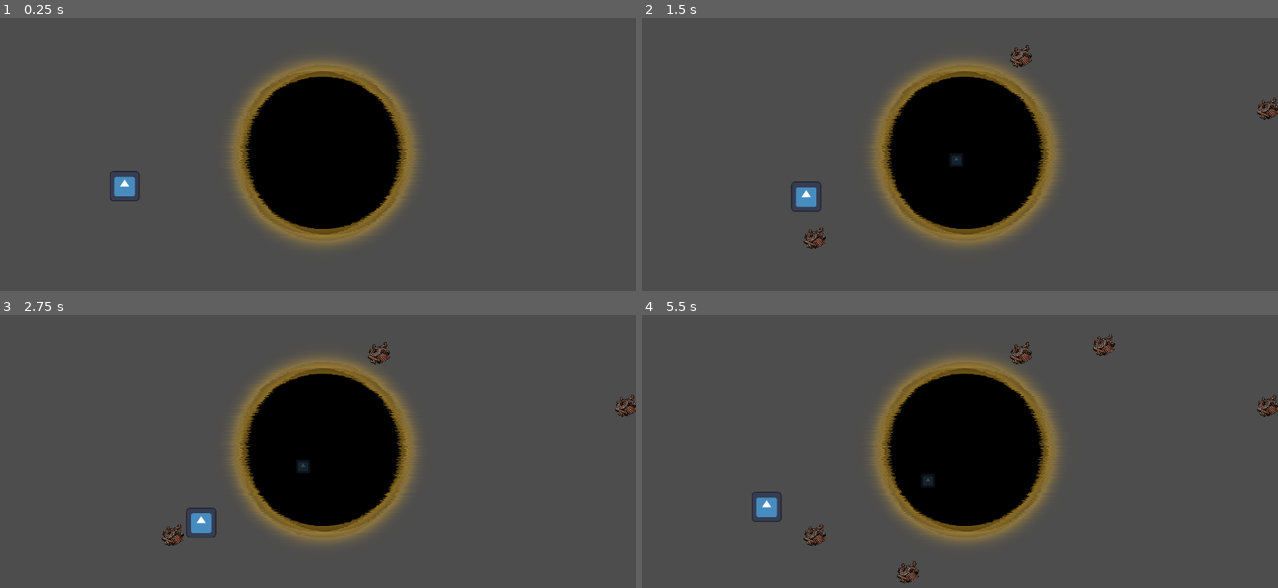
Above: before the commit, frames 1-4 (two rows, left to right).
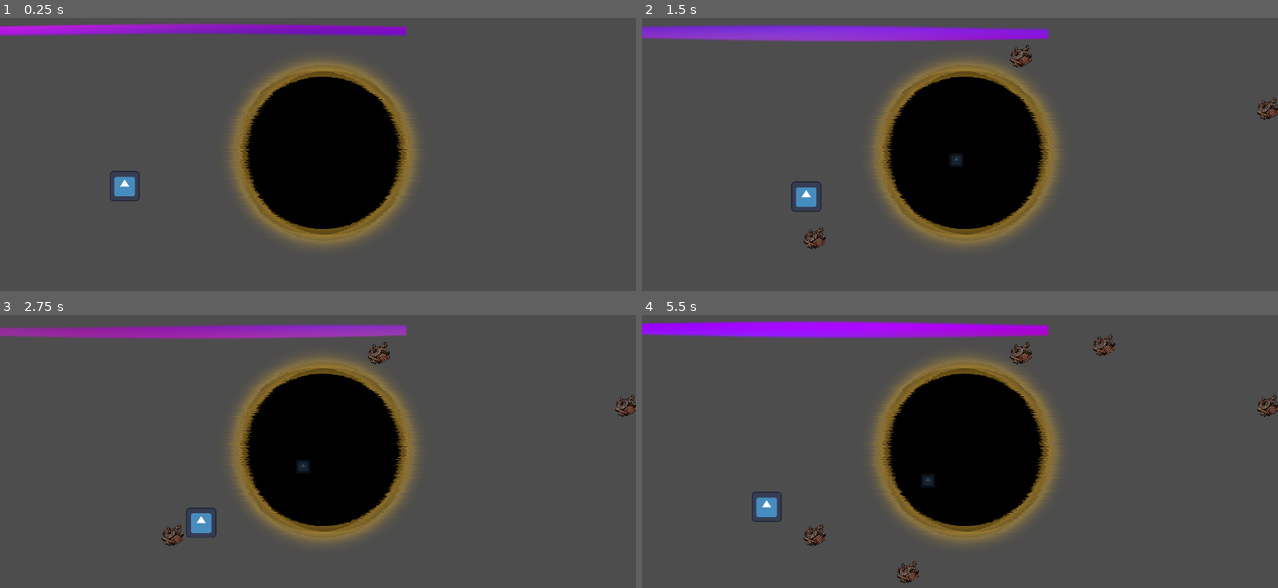
Above: after the commit, the same moments.

Repository: jkostello/Godot-Wild-Jam-69
Game: Godot game, scene res://test_2n.tscn
Two runs of this game, one before a commit and one after it. Both use one fixed random seed, a clock stepped at 60 frames per second and the inputs below. This scene is started directly instead of the project's main scene. The engine's default icon, where the game draws it, is replaced by a stand-in: a white triangle on a blue panel in a dark square.
Inputs (mouse positions are in pixels of both pictures, inside the frame that each line leads up to):
- Up to frame 1 (0.25 s): no input
- Up to frame 2 (1.5 s): tap Enter at 0.5 s; move the mouse to (1099, 168) at 0.52 s; hold D (right) 0.53-1.28 s; hold Space (deselect) 0.53-1.28 s; click (1099, 168) at 0.67 s; move the mouse to (832, 203) at 1.27 s; hold S (down) from 1.28 s (still down); tap 1 (select_structure_1) at 1.35 s
- Up to frame 3 (2.75 s): move the mouse to (381, 402) at 2.02 s; release S (down) at 2.03 s; hold D (right) from 2.03 s (still down); tap 2 (select_structure_2) at 2.1 s
- Up to frame 4 (5.5 s): move the mouse to (928, 552) at 2.77 s; release D (right) at 2.78 s; hold W (up) 2.78-3.53 s; tap 3 (select_structure_3) at 2.85 s; click (928, 552) at 2.92 s; move the mouse to (1150, 536) at 3.52 s; hold R 3.53-4.28 s; hold A (left) 3.53-5.03 s; move the mouse to (769, 426) at 4.27 s; tap 0 at 4.35 s; move the mouse to (991, 481) at 5.02 s; hold S (down) from 5.03 s (still down); hold Space (deselect) from 5.03 s (still down); click (991, 481) at 5.17 s

The runs differ from the first frame. In frame 1, 2.5% of the frame differs, in the area x 0-64%, y 2-7%; in frame 2, 3.5%; in frame 3, 2.8%; in frame 4, 3.6%, in the area x 0-64%, y 2-9%.

Commit message:
Add laser shader
Adds a laser shader (attached to a color rectangle in test_2n) which draws a multicolor line waving up and down

Diff:
--- /dev/null
+++ b/laser.gdshader
@@ -0,0 +1,50 @@
+shader_type canvas_item;
+
+#define S smoothstep
+#define IS(x,y,z) (1.0 - smoothstep(x,y,z))
+
+uniform vec2 resolution = vec2(600.0, 400.0);
+uniform vec3 line_color: source_color = vec3(0.58, 0.12, 0.78);
+uniform float line_thickness: hint_range(0.01, 1.0, 0.01) = 0.14;
+uniform float color_change_speed: hint_range(0.1, 2.5, 0.1) = 0.5;
+uniform float color_change_amplitude: hint_range(0.1, 3.0, 0.01) = 0.5;
+uniform float speed: hint_range(1.0, 3.0, 0.1) = 1.5;
+uniform float wave_amplitude: hint_range(0.01, 0.3, 0.01) = 0.2;
+uniform float wave_frequency: hint_range(0.1, 10.0, 0.1) = 1.0;
+uniform int iterations: hint_range(1, 20, 1) = 5;
+
+vec2 random2(vec2 st){
+    st = vec2( dot(st,vec2(127.1,311.7)),
+              dot(st,vec2(269.5,183.3)) );
+    return -1.0 + 2.0*fract(sin(st)*43758.5453123);
+}
+
+float noise(vec2 st) {
+    vec2 i = floor(st);
+    vec2 f = fract(st);
+
+    vec2 u = f*f*(3.0-2.0*f);
+
+    return mix( mix( dot( random2(i + vec2(0.0,0.0) ), f - vec2(0.0,0.0) ),
+                     dot( random2(i + vec2(1.0,0.0) ), f - vec2(1.0,0.0) ), u.x),
+                mix( dot( random2(i + vec2(0.0,1.0) ), f - vec2(0.0,1.0) ),
+                     dot( random2(i + vec2(1.0,1.0) ), f - vec2(1.0,1.0) ), u.x), u.y);
+}
+
+float visibility_of_point(vec2 uv, float frequency, float shift, float amplification) {
+	uv.y += IS(0.0, 1.0, abs(uv.x)) * sin(uv.x * frequency + shift + (TIME*speed)) * amplification;
+	return IS(0.0, line_thickness, abs(uv.y));
+}
+
+void fragment() {
+	// Called for every pixel the material is visible on.
+	vec2 uv = UV - 0.5;
+	float color_offset = mod(TIME*color_change_speed, 100.);
+	vec3 color = line_color +
+			vec3(noise(uv+color_offset), noise(uv+color_offset+1.), noise(uv+color_offset+2.))*color_change_amplitude;
+	float visibility = 0.0;
+	for (int i = 0; i < iterations; i += 1) {
+		visibility += visibility_of_point(uv, wave_frequency, float(i) * 3.0 / float(iterations), wave_amplitude);
+	}
+	COLOR = vec4(color, visibility);
+}
--- a/test_2n.tscn
+++ b/test_2n.tscn
@@ -1,12 +1,25 @@
-[gd_scene load_steps=4 format=3 uid="uid://duwe60kb4tj4c"]
+[gd_scene load_steps=6 format=3 uid="uid://duwe60kb4tj4c"]
 
 [ext_resource type="PackedScene" uid="uid://xn4epdl40krm" path="res://void.tscn" id="2_sj0sb"]
 [ext_resource type="PackedScene" uid="uid://bkwa8366unv8y" path="res://player.tscn" id="3_7ekrg"]
+[ext_resource type="Shader" path="res://laser.gdshader" id="3_i0eca"]
 
 [sub_resource type="TileSet" id="TileSet_2532v"]
 tile_shape = 1
 tile_size = Vector2i(272, 156)
 navigation_layer_0/layers = 1
+
+[sub_resource type="ShaderMaterial" id="ShaderMaterial_pcs32"]
+shader = ExtResource("3_i0eca")
+shader_parameter/resolution = Vector2(600, 400)
+shader_parameter/line_color = Color(0.58, 0.12, 0.78, 1)
+shader_parameter/line_thickness = 0.14
+shader_parameter/color_change_speed = 0.5
+shader_parameter/color_change_amplitude = 0.5
+shader_parameter/speed = 1.5
+shader_parameter/wave_amplitude = 0.2
+shader_parameter/wave_frequency = 1.0
+shader_parameter/iterations = 5
 
 [node name="Test2N" type="Node2D"]
 
@@ -25,3 +38,10 @@
 [node name="Camera2D" type="Camera2D" parent="."]
 position = Vector2(-22, 136)
 zoom = Vector2(0.425, 0.425)
+
+[node name="ColorRect" type="ColorRect" parent="."]
+material = SubResource("ShaderMaterial_pcs32")
+offset_left = -1460.0
+offset_top = -577.0
+offset_right = 354.0
+offset_bottom = -448.0
